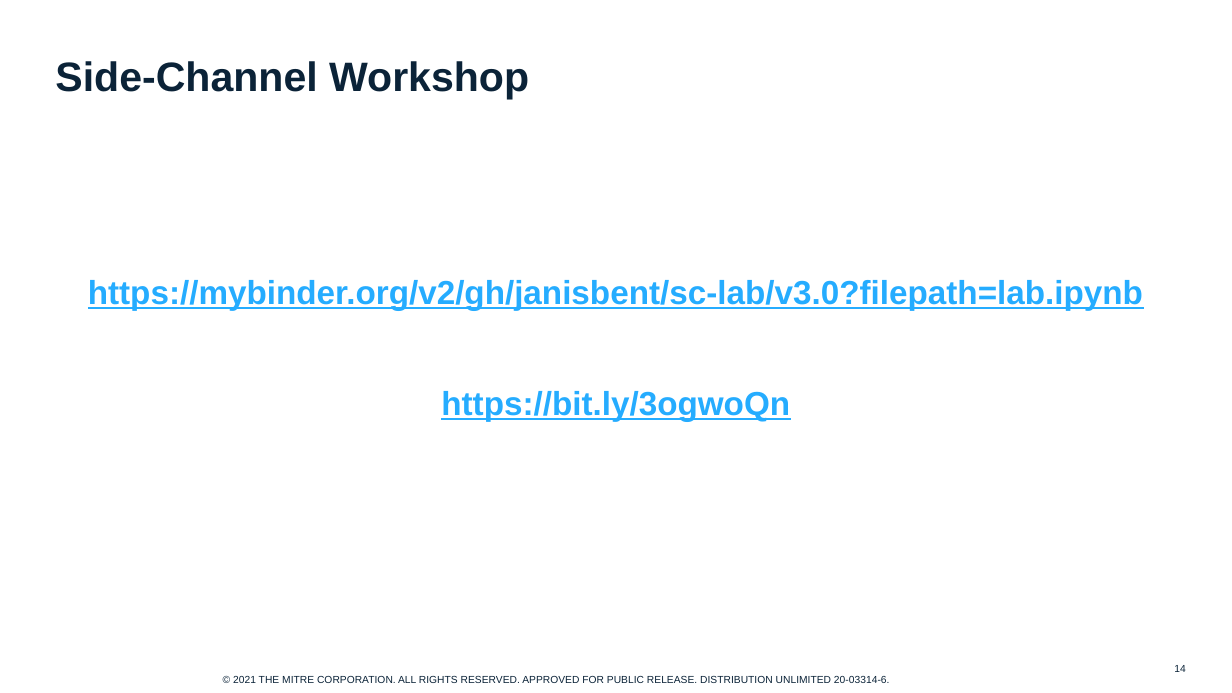
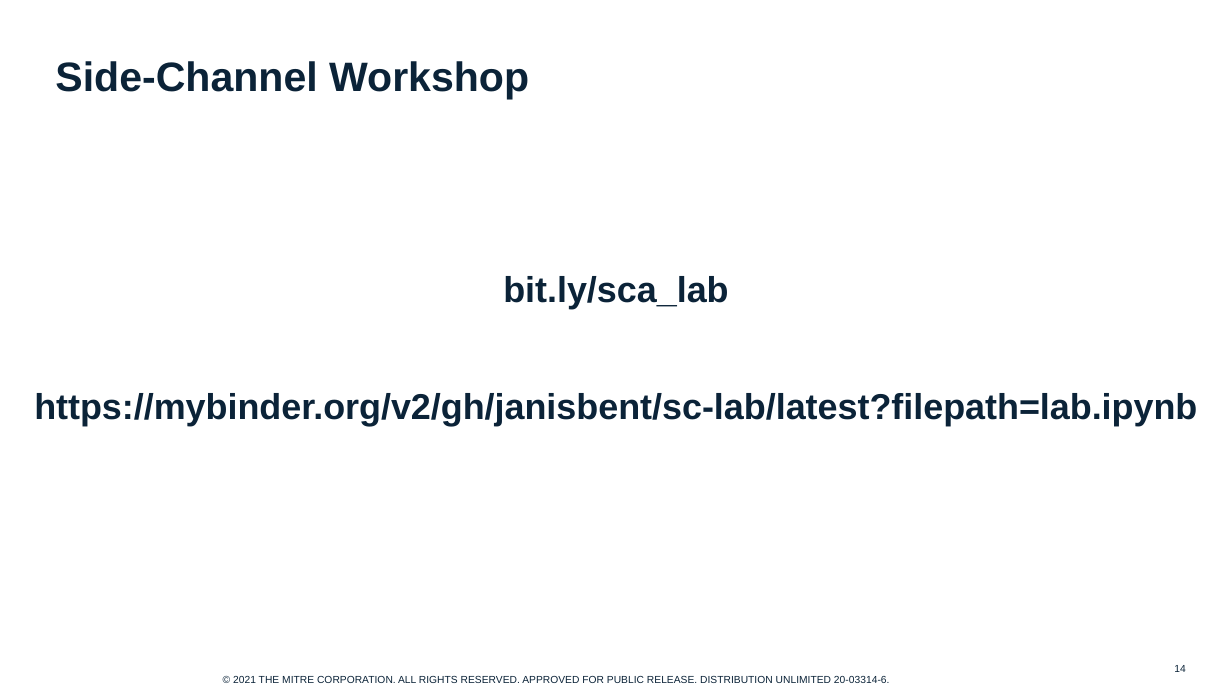
Before and after one commit to janisbent/sc-lab, a slide deck: slide 14 of MITRE SC Lab HS.pptx. Drawn at 1232x693 pixels with LibreOffice and Linux fonts; fonts in the diff are those of the drawing; background and template pictures are left out. Boxes give left, top, right and bottom in pixels: in the first picture for what was removed or moved away, otherwise in the second. Text is boxed around its words. In the diff, an @@ line names an element or a change of style, - is before the commit and + after.

```diff
--- a/MITRE SC Lab HS.pptx
+++ b/MITRE SC Lab HS.pptx
@@ text at [34, 276, 1197, 426]: text changed; size 25.9 to 28 pt; text colour #25ACFF to #0B2338 @@
-https://mybinder.org/v2/gh/janisbent/sc-lab/v3.0?filepath=lab.ipynb
-https://bit.ly/3ogwoQn
+bit.ly/sca_lab
+https://mybinder.org/v2/gh/janisbent/sc-lab/latest?filepath=lab.ipynb
```
Also in this commit, not shown: 3 other files.
